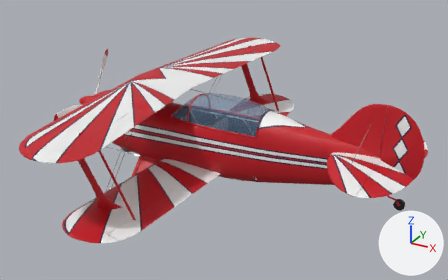
Two versions of the glTF model unity/Assets/_Project/Resources/Models/pitts-s2b-like/pitts-s2b-like-own-factory-unmarked.glb, one commit apart.
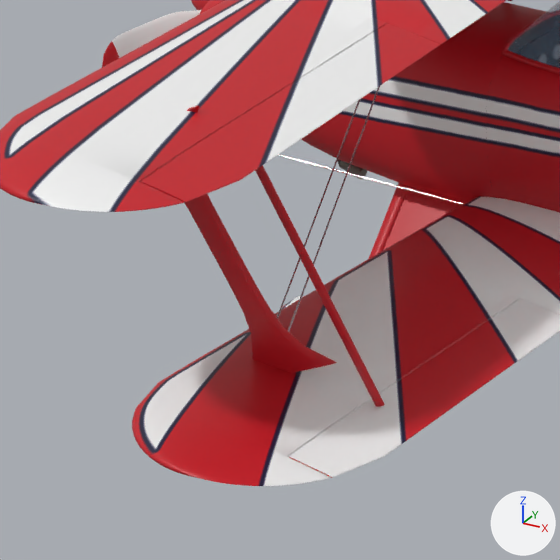
The first picture shows the older version from a 50 mm camera at (5.05, -7.54, 3.62) aimed at (0.9, 0.01, -0.15). The close-ups show the older and then the newer version on the part from 5% to 42% of the width and 36% to 95% of the height of that picture. Only the edits that show in the close-ups are written down. Every picture has the same lights, and +X, +Y and +Z are marked at lower right. Vertices at exactly the same position are counted once.

Before the edit, the objects in view are built like this:
```python
me_canopy_glass = bpy.data.meshes.new('Canopy_Glass')
me_canopy_glass.from_pydata(...)  # 468 vertices, 850 faces; spans x 0.13..1.6, y -0.344..0.344, z 0.153..0.553
me_canopy_glass.materials.append(mat_glass)  # blue #7896b9
me_strut_interplane = bpy.data.meshes.new('Strut_Interplane')
me_strut_interplane.from_pydata(...)  # 416 vertices, 824 faces; spans x -0.28..0.65, y -2.3..2.3, z -0.5..0.69
me_strut_interplane.materials.append(mat_paint_red)  # red #c81824
me_strut_slave_l = bpy.data.meshes.new('Strut_Slave_L')
me_strut_slave_l.from_pydata(...)  # 48 vertices, 92 faces; spans x 0.354..0.843, y -2.289..-2.172, z -0.426..0.608
me_strut_slave_l.materials.append(mat_paint_red)  # red #c81824
ob_canopy_glass = bpy.data.objects.new('Canopy_Glass', me_canopy_glass)
ob_canopy_glass.location = (0.0, 0.0, 0.0)
ob_strut_interplane = bpy.data.objects.new('Strut_Interplane', me_strut_interplane)
ob_strut_interplane.location = (0.0, 0.0, 0.0)
ob_strut_slave_l = bpy.data.objects.new('Strut_Slave_L', me_strut_slave_l)
ob_strut_slave_l.location = (0.0, 0.0, 0.0)
# also in view: 'Prop' at (-1.6, -0.22, 0.0); 'Aileron_LL' at (0.89, -1.89, -0.47); 'Wing_Upper' at (-0.06, 0.0, 0.62); 'Wing_Lower' at (0.51, 0.0, -0.49); 'Gear_Main' at (1.54, 0.0, -0.76)
```
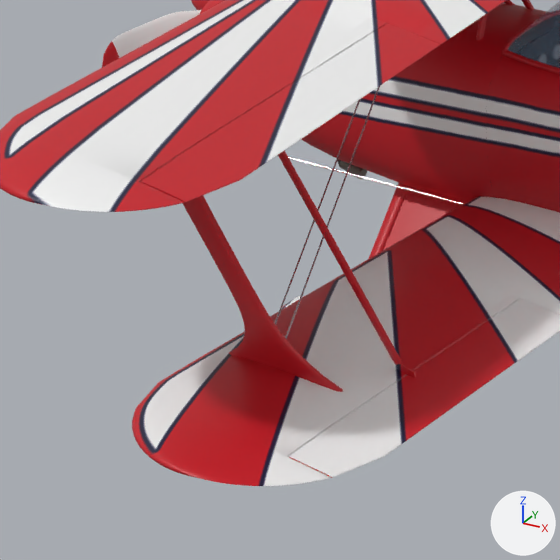
Changed parts and their boxes [x1, y1, x2, y2] in the close-ups (560 x 560 px):
```json
{"object": "Strut_Interplane", "change": "reshaped", "before": [184, 106, 337, 373], "after": [182, 196, 343, 392]}
{"object": "Strut_Slave_L", "change": "reshaped", "before": [255, 165, 385, 407], "after": [278, 150, 402, 365], "on screen": "11% shorter"}
```

Scene script edits in JSON lines:
```json
{"block": "me_strut_interplane", "where": "# used by ob_strut_interplane; location = (0.0, 0.0, 0.0)"}
{"op": "remove", "block": "me_strut_interplane", "code": "me_strut_interplane.from_pydata(...)  # 416 vertices, 824 faces; spans x -0.28..0.65, y -2.3..2.3, z -0.5..0.69"}
{"op": "add", "block": "me_strut_interplane", "code": "me_strut_interplane.from_pydata(...)  # 1000 vertices, 1992 faces; spans x -0.34..0.67, y -2.3..2.3, z -0.41..0.57"}
{"block": "me_strut_interplane", "change": "me_strut_interplane part 1: 5 vertices moved within x 0.11..0.26, y -2.27..-2.2, z -0.07..0.45; 199 vertices removed from x -0.28..0.65, y -2.3..-2.16, z -0.5..0.69; 491 vertices added at x -0.34..0.67, y -2.3..-2.16, z -0.41..0.57"}
{"block": "me_strut_interplane", "change": "other edits to the shape of me_strut_interplane do not show in these pictures"}
{"block": "me_strut_slave_l", "where": "# used by ob_strut_slave_l; location = (0.0, 0.0, 0.0)"}
{"op": "remove", "block": "me_strut_slave_l", "code": "me_strut_slave_l.from_pydata(...)  # 48 vertices, 92 faces; spans x 0.354..0.843, y -2.289..-2.172, z -0.426..0.608"}
{"op": "add", "block": "me_strut_slave_l", "code": "me_strut_slave_l.from_pydata(...)  # 48 vertices, 92 faces; spans x 0.232..0.74, y -2.035..-1.918, z -0.405..0.551"}
{"block": "me_strut_slave_l", "change": "me_strut_slave_l part 2: the whole mesh is multiplied about its middle by the matrix ((0.898, 0.007, -0.068), (-0.003, 0.999, -0.001), (0.024, 0.014, 0.935)), then moved by (-0.112, 0.254, -0.018)"}
```
